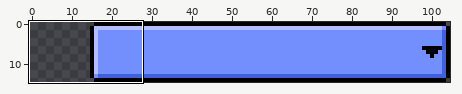
One commit to this pixel-art file: res/editor/ddl2.aseprite. Above: a wide view before the commit, with the close-up outlined.
Close-up. The starting point:
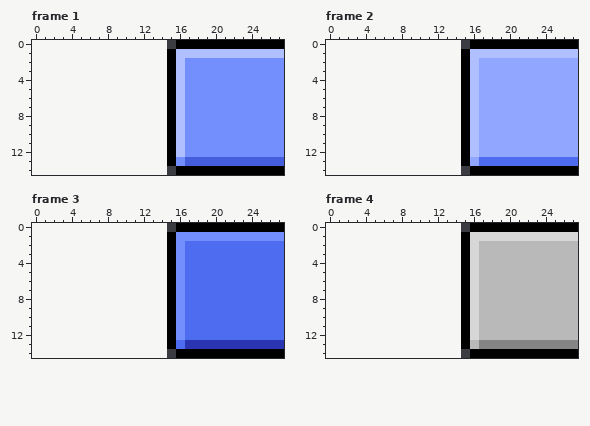
90x15 pixels, 4 frames. Shown: frame 1: x 0..27, y 0..14; frame 2: x 0..27, y 0..14; frame 3: x 0..27, y 0..14; frame 4: x 0..27, y 0..14. The old version is drawn lined up with the new one, on the new canvas.
Once edited:
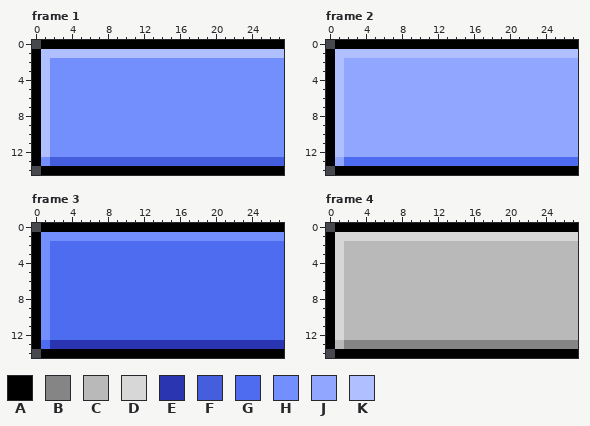
Palette (. is transparent): A #000000  B #858585  C #b9b9b9  D #d7d7d7  E #2a36b1  F #455ede  G #4e6cef  H #738ffe  J #91a7ff  K #afbfff
Changes in this commit:
canvas 90x15 -> 105x15, the old top-left corner now at 15,0
--- frame 1
@@ x 0..18 @@
- 0 ................AAA
- 1 ...............AKKK
- 2 ...............AKHH
- 3 ...............AKHH
- 4 ...............AKHH
- 5 ...............AKHH
- 6 ...............AKHH
- 7 ...............AKHH
- 8 ...............AKHH
- 9 ...............AKHH
-10 ...............AKHH
-11 ...............AKHH
-12 ...............AKHH
-13 ...............AHFF
-14 ................AAA
+ 0 .AAAAAAAAAAAAAAAAAA
+ 1 AKKKKKKKKKKKKKKKKKK
+ 2 AKHHHHHHHHHHHHHHHHH
+ 3 AKHHHHHHHHHHHHHHHHH
+ 4 AKHHHHHHHHHHHHHHHHH
+ 5 AKHHHHHHHHHHHHHHHHH
+ 6 AKHHHHHHHHHHHHHHHHH
+ 7 AKHHHHHHHHHHHHHHHHH
+ 8 AKHHHHHHHHHHHHHHHHH
+ 9 AKHHHHHHHHHHHHHHHHH
+10 AKHHHHHHHHHHHHHHHHH
+11 AKHHHHHHHHHHHHHHHHH
+12 AKHHHHHHHHHHHHHHHHH
+13 AHFFFFFFFFFFFFFFFFF
+14 .AAAAAAAAAAAAAAAAAA
--- frame 2
@@ x 0..18 @@
- 0 ................AAA
- 1 ...............AKKK
- 2 ...............AKJJ
- 3 ...............AKJJ
- 4 ...............AKJJ
- 5 ...............AKJJ
- 6 ...............AKJJ
- 7 ...............AKJJ
- 8 ...............AKJJ
- 9 ...............AKJJ
-10 ...............AKJJ
-11 ...............AKJJ
-12 ...............AKJJ
-13 ...............AJGG
-14 ................AAA
+ 0 .AAAAAAAAAAAAAAAAAA
+ 1 AKKKKKKKKKKKKKKKKKK
+ 2 AKJJJJJJJJJJJJJJJJJ
+ 3 AKJJJJJJJJJJJJJJJJJ
+ 4 AKJJJJJJJJJJJJJJJJJ
+ 5 AKJJJJJJJJJJJJJJJJJ
+ 6 AKJJJJJJJJJJJJJJJJJ
+ 7 AKJJJJJJJJJJJJJJJJJ
+ 8 AKJJJJJJJJJJJJJJJJJ
+ 9 AKJJJJJJJJJJJJJJJJJ
+10 AKJJJJJJJJJJJJJJJJJ
+11 AKJJJJJJJJJJJJJJJJJ
+12 AKJJJJJJJJJJJJJJJJJ
+13 AJGGGGGGGGGGGGGGGGG
+14 .AAAAAAAAAAAAAAAAAA
--- frame 3
@@ x 0..18 @@
- 0 ................AAA
- 1 ...............AHHH
- 2 ...............AHGG
- 3 ...............AHGG
- 4 ...............AHGG
- 5 ...............AHGG
- 6 ...............AHGG
- 7 ...............AHGG
- 8 ...............AHGG
- 9 ...............AHGG
-10 ...............AHGG
-11 ...............AHGG
-12 ...............AHGG
-13 ...............AGEE
-14 ................AAA
+ 0 .AAAAAAAAAAAAAAAAAA
+ 1 AHHHHHHHHHHHHHHHHHH
+ 2 AHGGGGGGGGGGGGGGGGG
+ 3 AHGGGGGGGGGGGGGGGGG
+ 4 AHGGGGGGGGGGGGGGGGG
+ 5 AHGGGGGGGGGGGGGGGGG
+ 6 AHGGGGGGGGGGGGGGGGG
+ 7 AHGGGGGGGGGGGGGGGGG
+ 8 AHGGGGGGGGGGGGGGGGG
+ 9 AHGGGGGGGGGGGGGGGGG
+10 AHGGGGGGGGGGGGGGGGG
+11 AHGGGGGGGGGGGGGGGGG
+12 AHGGGGGGGGGGGGGGGGG
+13 AGEEEEEEEEEEEEEEEEE
+14 .AAAAAAAAAAAAAAAAAA
--- frame 4
@@ x 0..18 @@
- 0 ................AAA
- 1 ...............ADDD
- 2 ...............ADCC
- 3 ...............ADCC
- 4 ...............ADCC
- 5 ...............ADCC
- 6 ...............ADCC
- 7 ...............ADCC
- 8 ...............ADCC
- 9 ...............ADCC
-10 ...............ADCC
-11 ...............ADCC
-12 ...............ADCC
-13 ...............ACBB
-14 ................AAA
+ 0 .AAAAAAAAAAAAAAAAAA
+ 1 ADDDDDDDDDDDDDDDDDD
+ 2 ADCCCCCCCCCCCCCCCCC
+ 3 ADCCCCCCCCCCCCCCCCC
+ 4 ADCCCCCCCCCCCCCCCCC
+ 5 ADCCCCCCCCCCCCCCCCC
+ 6 ADCCCCCCCCCCCCCCCCC
+ 7 ADCCCCCCCCCCCCCCCCC
+ 8 ADCCCCCCCCCCCCCCCCC
+ 9 ADCCCCCCCCCCCCCCCCC
+10 ADCCCCCCCCCCCCCCCCC
+11 ADCCCCCCCCCCCCCCCCC
+12 ADCCCCCCCCCCCCCCCCC
+13 ACBBBBBBBBBBBBBBBBB
+14 .AAAAAAAAAAAAAAAAAA
